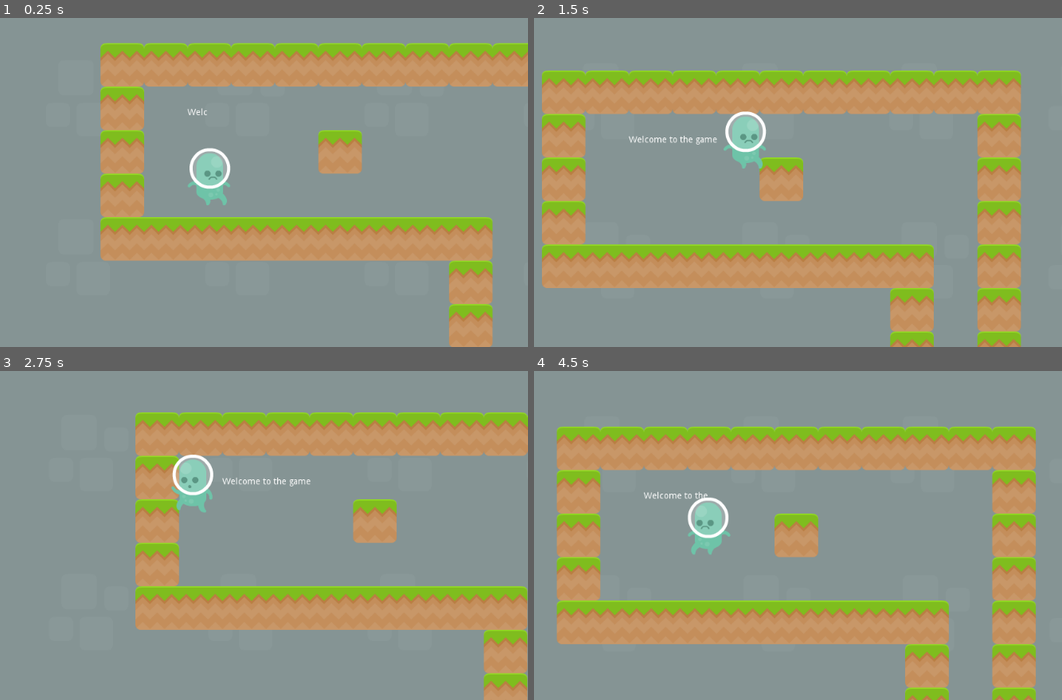
Above: before the commit, frames 1-4 (two rows, left to right).
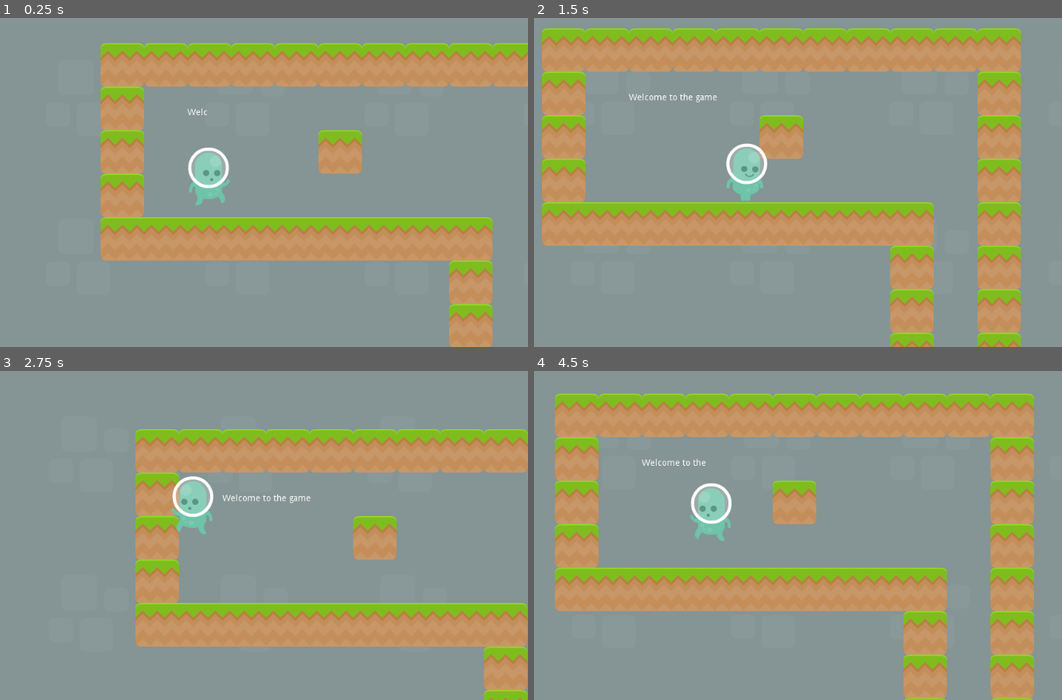
Above: after the commit, the same moments.

Repository: mrdrbob/godot-test
Game: Godot game, scene res://World.tscn
Same seed, same stepped clock (60 frames per second), same inputs: the game is played once before the commit and once after it.
Inputs:
- Up to frame 1 (0.25 s): no input
- Up to frame 2 (1.5 s): hold Up (ui_up) 0.53-1.28 s; hold Right (ui_right) from 0.53 s (still down); tap Up (ui_up) at 1.35 s
- Up to frame 3 (2.75 s): tap Up (ui_up) at 1.52, 1.82 s; release Right (ui_right) at 2.03 s; hold Left (ui_left) from 2.03 s (still down); hold Up (ui_up) from 2.03 s (still down)
- Up to frame 4 (4.5 s): release Left (ui_left) at 2.78 s; release Up (ui_up) at 2.78 s; hold Right (ui_right) 2.78-4.28 s; tap Up (ui_up) at 2.85, 3.02, 3.32, 4.35 s; hold Up (ui_up) 3.53-4.28 s; hold Left (ui_left) from 4.28 s (still down)

The runs differ from the first frame. In frame 1, 0.3% of the frame differs, in the area x 35-44%, y 39-57%; in frame 2, 44%; in frame 3, 26%; in frame 4, 46%, in the area x 3-96%, y 6-100%.

Commit message:
Couple small touches to player movement Now looks "sad" after falling long enough Can hold jump button for varying jump heights

Diff:
--- a/gd/Player.gd
+++ b/gd/Player.gd
@@ -9,9 +9,10 @@
 const GROUND_FRICTION = 0.3
 const DUCK_FRICTION = 0.98
 const AIR_FRICTION = 0.9
-const JUMP_IMPULSE = -700
-
-enum PlayerState { Idle, Duck, Jump, Fall, Walk, Unknown }
+const JUMP_IMPULSE = -100
+const START_JUMP_ACC = -125
+
+enum PlayerState { Idle, Duck, StartJump, Jump, Fall, FallingScared, Walk, Unknown }
 
 var motion = Vector2()
 var state = PlayerState.Unknown
@@ -28,8 +29,10 @@
 	match (state):
 		PlayerState.Idle: idle_process()
 		PlayerState.Fall: falling_process()
+		PlayerState.FallingScared: falling_scared_process()
 		PlayerState.Duck: duck_process()
 		PlayerState.Walk: walk_process()
+		PlayerState.StartJump: start_jump_process()
 		PlayerState.Jump: jump_process()
 		_: unknown_enter()
 
@@ -54,7 +57,7 @@
 	if (Input.is_action_pressed("ui_down")):
 		duck_enter()
 	elif (Input.is_action_pressed("ui_up")):
-		jump_enter()
+		start_jump_enter()
 	elif (Input.is_action_pressed("ui_left")):
 		walk_enter(true)
 	elif (Input.is_action_pressed("ui_right")):
@@ -69,15 +72,35 @@
 # Falling state
 func falling_enter():
 	state = PlayerState.Fall
-	$Sprite.play("fall")
+	$Sprite.play("jump")
+	$FallingScaredTimer.start()
 
 func falling_process():
 	if (is_on_floor()):
 		falling_exit()
-
-	process_air_motion()
+	elif $FallingScaredTimer.is_stopped():
+		falling_scared_enter()
+	else:
+		process_air_motion()
 
 func falling_exit():
+	$FallingScaredTimer.stop()
+	unknown_enter()
+
+
+# Falling (scared)
+func falling_scared_enter():
+	state = PlayerState.FallingScared
+	$Sprite.play("fall")
+
+func falling_scared_process():
+	if (is_on_floor()):
+		falling_scared_exit()
+	else:
+		process_air_motion()
+
+func falling_scared_exit():
+	$FallingScaredTimer.stop()
 	unknown_enter()
 
 
@@ -121,6 +144,30 @@
 		motion.x = min(WALK_MAX, motion.x + WALK_ACC)
 
 func walk_exit():
+	unknown_enter()
+
+
+
+
+# Start Jump state
+# For a moment during a start of a jump, the player can hold the up button
+# for extra height.
+
+func start_jump_enter():
+	state = PlayerState.StartJump
+	$Sprite.play("jump")
+	motion.y = JUMP_IMPULSE
+	$StartJumpTimer.start()
+
+func start_jump_process():
+	if $StartJumpTimer.is_stopped() or is_on_floor() or motion.y > 0 or !Input.is_action_pressed("ui_up"):
+		exit_jump()
+		return
+
+	process_air_motion()
+	motion.y += START_JUMP_ACC
+
+func start_jump_exit():
 	unknown_enter()
 
 
--- a/gd/Player.tscn
+++ b/gd/Player.tscn
@@ -100,3 +100,11 @@
 [node name="Sprite6" type="Sprite" parent="ParallaxBackground/ParallaxLayer"]
 position = Vector2( 1152, 128 )
 texture = ExtResource( 16 )
+
+[node name="FallingScaredTimer" type="Timer" parent="."]
+wait_time = 0.75
+one_shot = true
+
+[node name="StartJumpTimer" type="Timer" parent="."]
+wait_time = 0.1
+one_shot = true
Not shown, changed: readme.md
